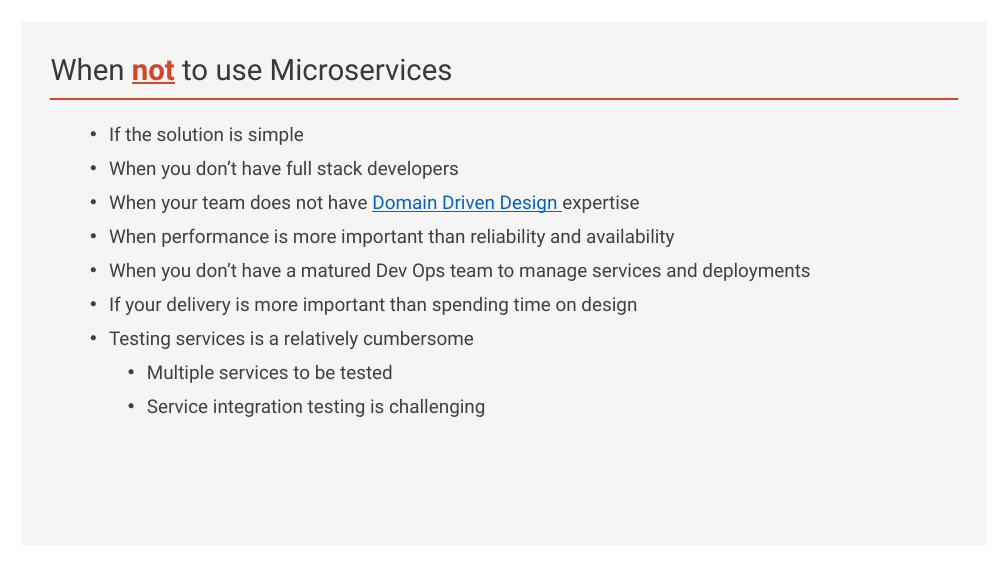
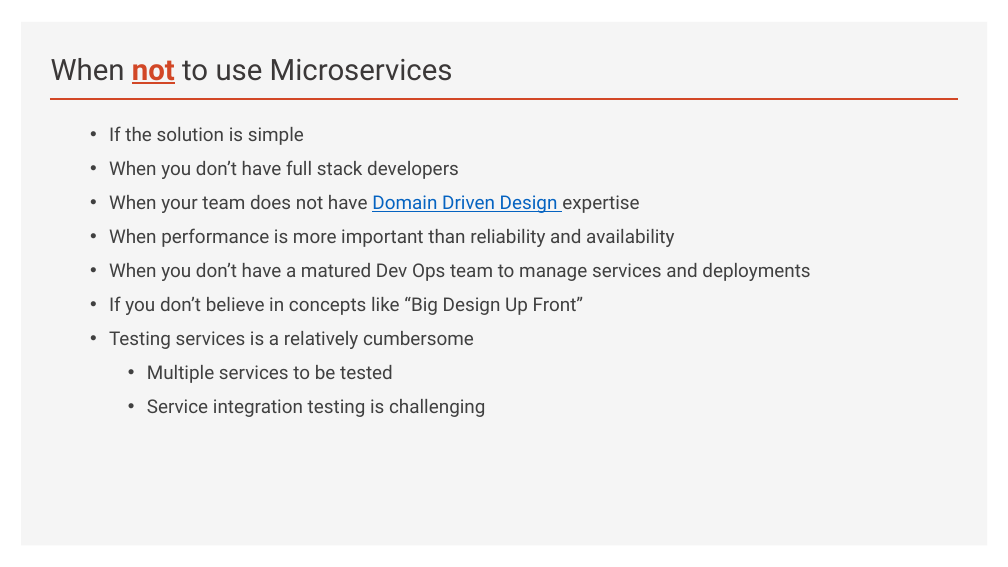
Before and after one commit to brianperera/EasyMaintain, a slide deck: slide 8 of Documents/MicroServices.pptx. Drawn at 1008x567 pixels with LibreOffice and Linux fonts; fonts in the diff are those of the drawing. Boxes give left, top, right and bottom in pixels: in the first picture for what was removed or moved away, otherwise in the second. Text is boxed around its words. In the diff, an @@ line names an element or a change of style, - is before the commit and + after.

```diff
--- a/Documents/MicroServices.pptx
+++ b/Documents/MicroServices.pptx
@@ text at <box>109,296,584,315</box>: text changed @@
-  • If your delivery is more important than spending time on design
+  • If you don’t believe in concepts like “Big Design Up Front”
```
Also in this commit, not shown: 2 other slides changed.
